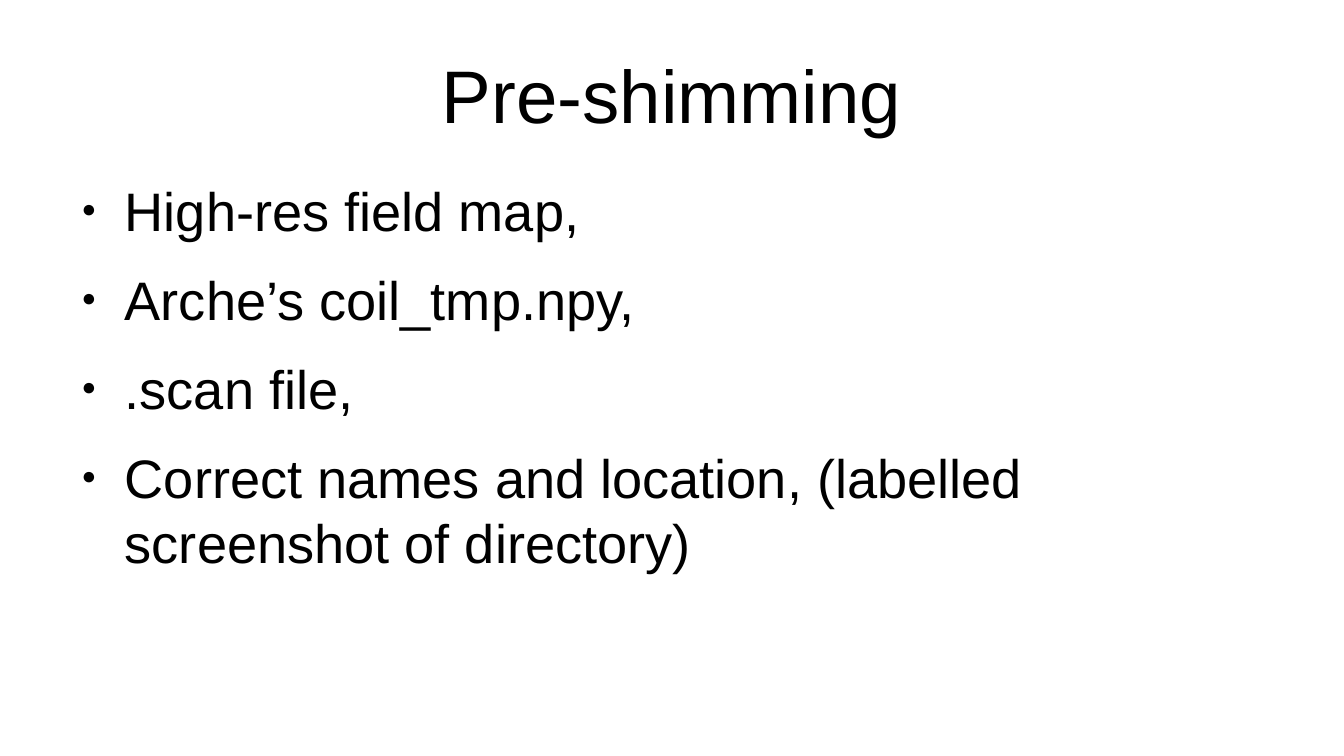
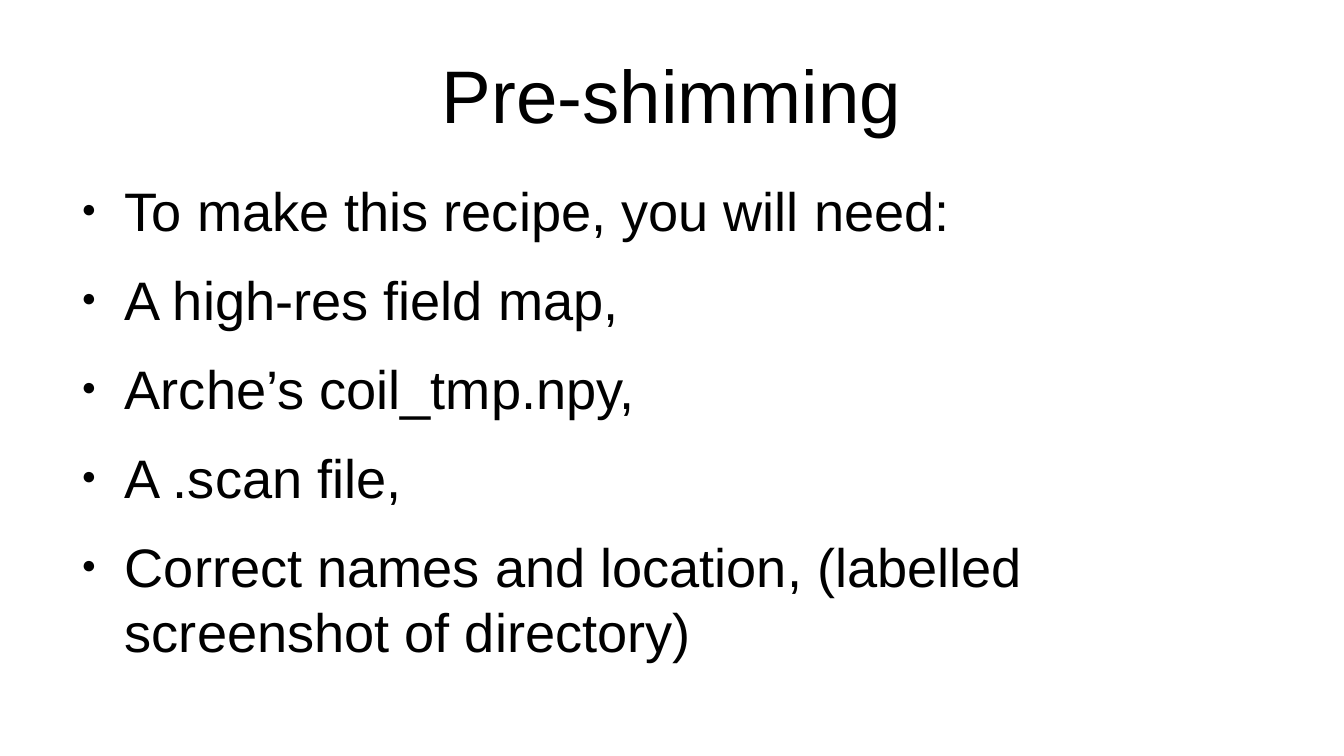
Before and after one commit to seventeenmagpie/skope-mrshim, a slide deck: slide 10 of shimmer/docs/user_guide_with_images.odp (slide 5 before the commit). Drawn at 1344x756 pixels with LibreOffice and Linux fonts; fonts in the diff are those of the drawing. Boxes give left, top, right and bottom in pixels: in the first picture for what was removed or moved away, otherwise in the second. Text is boxed around its words. In the diff, an @@ line names an element or a change of style, - is before the commit and + after.

```diff
--- a/shimmer/docs/user_guide_with_images.odp
+++ b/shimmer/docs/user_guide_with_images.odp
@@ text at <box>125,191,950,329</box>: text changed @@
-● High-res field map,
+● To make this recipe, you will need:
+● A high-res field map,
@@ text at <box>125,458,401,505</box>: text changed @@
-● .scan file,
+● A .scan file,
```
Also in this commit, not shown: 7 other slides changed, 24 slides added, 2 slides removed, 4 other files.
